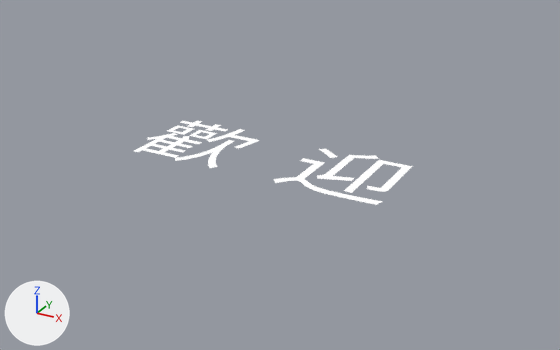
Before and after pictures for a commit that changed the Blender file rendermarker.welcome%tc.blend.
Both versions are drawn from a camera (50 mm lens) standing at (3.91, -7.96, 3.3) and looking at (0.1, -1.03, -0.16). The axes (+X, +Y, +Z) are drawn at lower left. The lights are the same throughout. Text is drawn in Blender's own font.

Objects in the first picture: 'Text.058'.
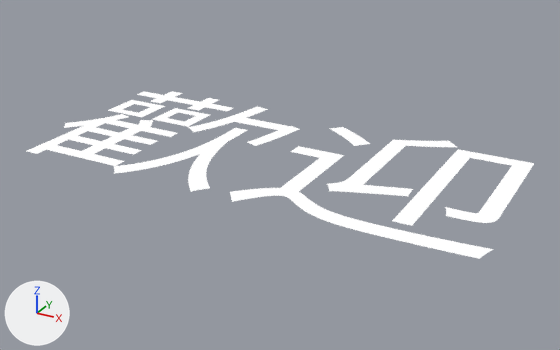
What differs and where, as boxes (x1, y1, x2, y2) in the pictures (560 x 350 px):
'Text.058', reshaped (82% wider, 99% taller)
    before: (134, 121, 412, 205)
    after: (27, 91, 534, 259)

What the commit changed:
In text 'Text.268' (txt_text_268), space_character is no longer 1.9.
In text 'Text.268' (txt_text_268), size goes from 1.285 to 2.814.
In text 'Text.268' (txt_text_268), space_line goes from 0.6 to 0.3.
